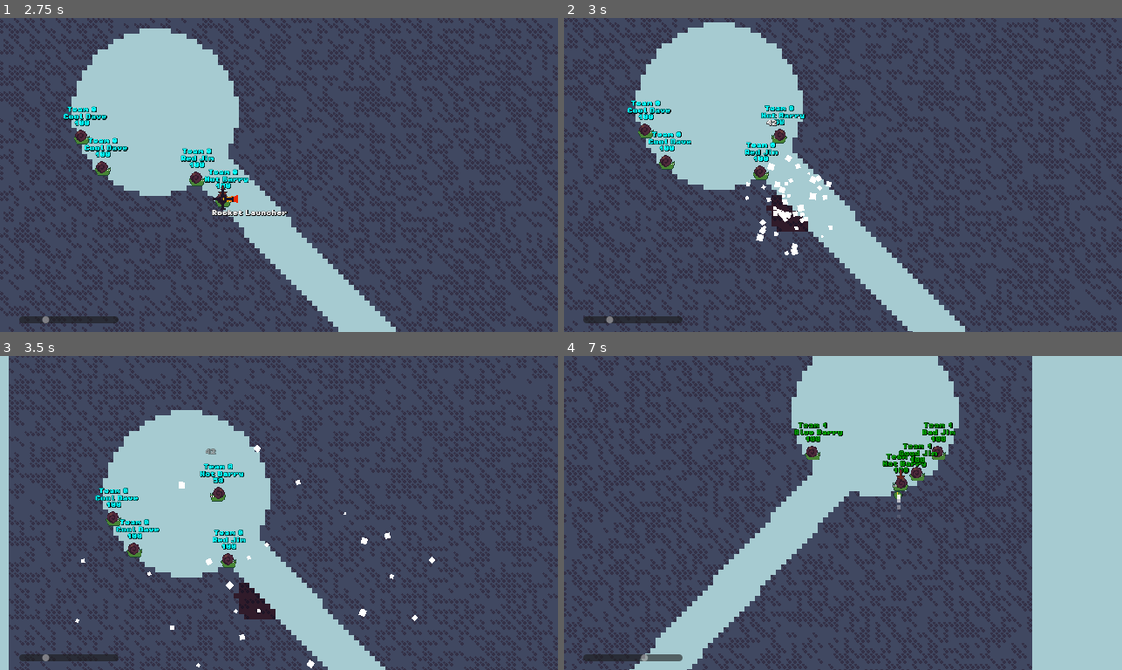
Above: before the commit, frames 1-4 (two rows, left to right).
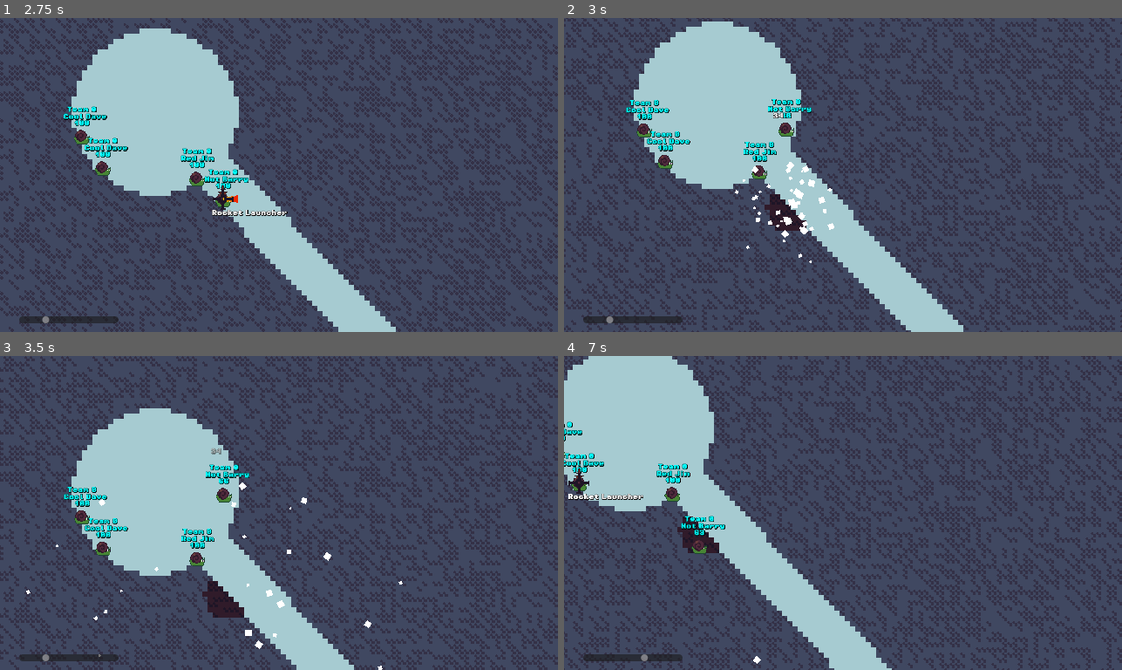
Above: after the commit, the same moments.

Repository: codingbanana21/Snail-Wars
Game: Godot game, scene res://scenes/main_menu.tscn
Two runs of this game, one before a commit and one after it. Both use one fixed random seed, a clock stepped at 60 frames per second and the inputs below.
Inputs (mouse positions are in pixels of both pictures, inside the frame that each line leads up to):
- Up to frame 1 (2.75 s): click (401, 297) at 0.52 s; type "12" at 0.6 s; click "Mine Time" at 1.25 s; tap Enter (skip) at 2 s; move the mouse to (401, 159) at 2.02 s; press the mouse at (401, 159) at 2.03 s; hold D (right) from 2.03 s (still down); tap W (jump) at 2.27 s
- Up to frame 2 (3 s): keep holding D (right); move the mouse to (731, 190) at 2.77 s; release the mouse at (731, 190) at 2.78 s; tap Mouse wheel down (last_weapon) at 2.85 s
- Up to frame 3 (3.5 s): keep holding D (right); tap W (jump) at 3.02 s
- Up to frame 4 (7 s): move the mouse to (898, 443) at 3.52 s; release D (right) at 3.53 s; hold A (left) 3.53-4.28 s; right-click (898, 443) at 3.6 s; move the mouse to (837, 519) at 4.27 s; hold D (right) 4.28-5.78 s; tap Mouse wheel up (next_weapon) at 4.35 s; tap W (jump) at 4.52, 5.27, 6.02 s; move the mouse to (887, 516) at 5.02 s; press the mouse at (887, 516) at 5.03 s; move the mouse to (798, 509) at 5.77 s; release the mouse at (798, 509) at 5.78 s; hold A (left) 5.78-6.53 s; tap Mouse wheel down (last_weapon) at 5.85 s; move the mouse to (848, 513) at 6.52 s; hold D (right) from 6.53 s (still down); right-click (848, 513) at 6.6 s

Frame 1 is identical in both runs. In frame 2, 26% of the frame differs, in the area x 0-100%, y 0-100%; in frame 3, 44%; in frame 4, 69%.

Commit message:
Projectile hitbox chanages

Diff:
--- a/projectiles/drill.tscn
+++ b/projectiles/drill.tscn
@@ -2,9 +2,6 @@
 
 [ext_resource type="PackedScene" uid="uid://cubfm8w8o5obj" path="res://projectiles/projectile.tscn" id="1_d7knd"]
 [ext_resource type="Texture2D" uid="uid://x4hcewvk3glh" path="res://assets/images/drill.png" id="2_tpgjy"]
-
-[sub_resource type="CircleShape2D" id="CircleShape2D_ikx2j"]
-radius = 2.0
 
 [node name="Drill" unique_id=152536886 instance=ExtResource("1_d7knd")]
 damage = 10
@@ -16,6 +13,3 @@
 
 [node name="Image" parent="." index="1" unique_id=2045045234]
 texture = ExtResource("2_tpgjy")
-
-[node name="CollisionShape2D" parent="." index="2" unique_id=679883136]
-shape = SubResource("CircleShape2D_ikx2j")
--- a/projectiles/projectile.tscn
+++ b/projectiles/projectile.tscn
@@ -11,11 +11,8 @@
 properties/1/spawn = true
 properties/1/replication_mode = 2
 
-[sub_resource type="CircleShape2D" id="CircleShape2D_3xfjl"]
-radius = 2.0
-
 [sub_resource type="RectangleShape2D" id="RectangleShape2D_7nr1q"]
-size = Vector2(11, 8)
+size = Vector2(10, 6)
 
 [sub_resource type="Curve" id="Curve_7nr1q"]
 _data = [Vector2(0, 1), 0.0, 0.0, 0, 0, Vector2(1, 0), 0.0, 0.0, 0, 0]
@@ -44,14 +41,12 @@
 texture = ExtResource("2_ighsu")
 
 [node name="CollisionShape2D" type="CollisionShape2D" parent="." unique_id=679883136]
-shape = SubResource("CircleShape2D_3xfjl")
 
 [node name="DetectBox" type="Area2D" parent="." unique_id=289666369]
-collision_layer = 0
-collision_mask = 7
+collision_layer = 3
+collision_mask = 3
 
 [node name="CollisionShape2D" type="CollisionShape2D" parent="DetectBox" unique_id=1905896826]
-position = Vector2(0.5, 0)
 shape = SubResource("RectangleShape2D_7nr1q")
 
 [node name="GPUParticles2D" type="GPUParticles2D" parent="." unique_id=1779728857]
--- a/scenes/player.tscn
+++ b/scenes/player.tscn
@@ -29,8 +29,8 @@
 size = Vector2(14, 14)
 
 [node name="Player" type="CharacterBody2D" unique_id=1048355818 groups=["Player"]]
-collision_layer = 5
-collision_mask = 5
+collision_layer = 3
+collision_mask = 3
 script = ExtResource("1_3vyb7")
 
 [node name="MultiplayerSpawner" type="MultiplayerSpawner" parent="." unique_id=630701173]
--- a/scripts/projectile.gd
+++ b/scripts/projectile.gd
@@ -26,7 +26,7 @@
 
 var id: int
 var parent: Player
-var bodys_needed: int = 2
+var bodys_needed: int = 1
 
 
 func _enter_tree() -> void:
@@ -41,9 +41,8 @@
 	if timer > 0:
 		explosion_timer.start(timer)
 
-	if projectile_hp > 1:
-		collision_shape_2d.disabled = true
-		bodys_needed = 1
+	if collision_shape_2d.shape != null:
+		bodys_needed = 2
 
 	if min_speed > speed:
 		speed = min_speed
@@ -65,7 +64,7 @@
 		explode(true)
 		return
 
-	if len(detect_box.get_overlapping_bodies()) >= bodys_needed:
+	if len(detect_box.get_overlapping_bodies()) + len(detect_box.get_overlapping_areas()) >= bodys_needed:
 		explode()
 
 	if !hit_timer.is_stopped():
